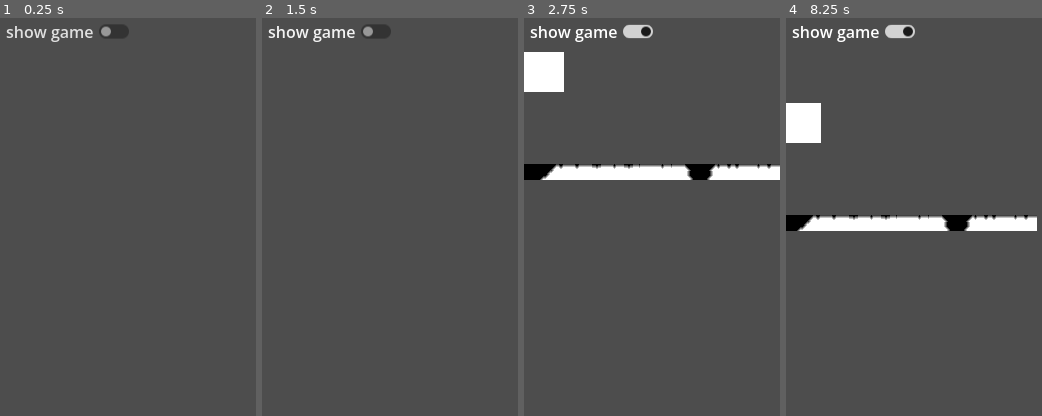
Above: before the commit, frames 1-4 (left to right).
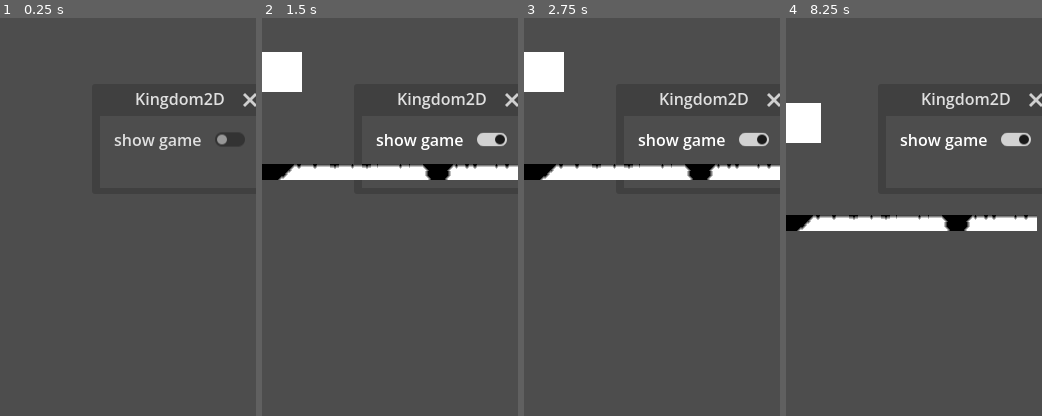
Above: after the commit, the same moments.

Repository: EEEEEEEEthan/kingdom2d
Game: Godot game, scene res://main.tscn
Two runs of this game, one before a commit and one after it. Both use one fixed random seed, a clock stepped at 60 frames per second and the inputs below.
Inputs (mouse positions are in pixels of both pictures, inside the frame that each line leads up to):
- Up to frame 1 (0.25 s): no input
- Up to frame 2 (1.5 s): click "show game" at 0.5 s; click "show game" at 1.25 s
- Up to frame 3 (2.75 s): click "show game" at 2 s
- Up to frame 4 (8.25 s): tap Enter at 2.75, 4.25, 5.75 s; move the mouse to (970, 244) at 2.77 s; click (970, 244) at 2.92 s; tap Space at 3.5, 5, 6.5 s; drag from (862, 296) to (901, 376) at 3.52 s; move the mouse to (939, 161) at 4.27 s; click (939, 161) at 4.42 s; drag from (901, 376) to (837, 197) at 5.02 s; move the mouse to (990, 348) at 5.77 s; click (990, 348) at 5.92 s; drag from (837, 197) to (875, 145) at 6.52 s; move the mouse to (926, 272) at 7.27 s; click (926, 272) at 7.42 s; drag from (875, 145) to (862, 296) at 8.02 s

The runs differ from the first frame. In frame 1, 2.2% of the frame differs, in the area x 2-100%, y 1-34%; in frame 2, 7.6%, in the area x 0-100%, y 1-41%; in frame 3, 2.3%; in frame 4, 2.3%.

Commit message:
主窗关闭缩托盘并保留游戏子窗
新增 Tray Autoload 拦截关闭；控制面板改为 Launcher 子窗；引擎根窗固定到屏幕外。托盘可恢复控制面板或退出，Game 子窗不受影响。

Co-authored-by: Cursor <cursoragent@cursor.com>
Signed-off-by: Composer <noreply@cursor.com>

Diff:
--- /dev/null
+++ b/launcher/launcher.tscn
@@ -0,0 +1,21 @@
+[gd_scene format=3 uid="uid://b8k7launcherpanel"]
+
+[node name="Launcher" type="Window"]
+title = "Kingdom2D"
+position = Vector2i(100, 100)
+size = Vector2i(160, 72)
+
+[node name="VBoxContainer" type="VBoxContainer" parent="."]
+anchors_preset = 15
+anchor_right = 1.0
+anchor_bottom = 1.0
+grow_horizontal = 2
+grow_vertical = 2
+offset_left = 8.0
+offset_top = 8.0
+offset_right = -8.0
+offset_bottom = -8.0
+
+[node name="Button" type="CheckButton" parent="VBoxContainer"]
+layout_mode = 2
+text = "show game"
--- a/main.tscn
+++ b/main.tscn
@@ -1,18 +1,13 @@
 [gd_scene format=3 uid="uid://dkui3dlb4vu1c"]
 
 [ext_resource type="PackedScene" uid="uid://c6xxc447w21ld" path="res://game/game.tscn" id="1_ig7tw"]
+[ext_resource type="PackedScene" uid="uid://b8k7launcherpanel" path="res://launcher/launcher.tscn" id="2_launcher"]
 
 [node name="Main" type="Node" unique_id=1799066687]
 
 [node name="Game" parent="." unique_id=2073799186 instance=ExtResource("1_ig7tw")]
 visible = false
 
-[node name="VBoxContainer" type="VBoxContainer" parent="." unique_id=2061427511]
-offset_right = 40.0
-offset_bottom = 40.0
+[node name="Launcher" parent="." instance=ExtResource("2_launcher")]
 
-[node name="Button" type="CheckButton" parent="VBoxContainer" unique_id=1889278503]
-layout_mode = 2
-text = "show game"
-
-[connection signal="toggled" from="VBoxContainer/Button" to="Game" method="set_visible"]
+[connection signal="toggled" from="Launcher/VBoxContainer/Button" to="Game" method="set_visible"]
--- a/project.godot
+++ b/project.godot
@@ -13,6 +13,10 @@
 config/name="Kingdom2D"
 run/main_scene="uid://dkui3dlb4vu1c"
 config/features=PackedStringArray("4.7")
+
+[autoload]
+
+Tray="*res://tray/tray.tscn"
 
 [display]
 
--- /dev/null
+++ b/tray/icon.svg
@@ -0,0 +1,5 @@
+<?xml version="1.0" encoding="UTF-8"?>
+<svg width="64" height="64" version="1.1" viewBox="0 0 64 64" xmlns="http://www.w3.org/2000/svg">
+	<rect width="64" height="64" fill="#2d6a4f"/>
+	<rect x="14" y="18" width="36" height="30" rx="5" fill="#95d5b2"/>
+</svg>
--- /dev/null
+++ b/tray/tray.gd
@@ -0,0 +1,78 @@
+extends StatusIndicator
+
+enum MenuId { SHOW_LAUNCHER, QUIT }
+
+var _tray_supported := (
+	DisplayServer.has_feature(DisplayServer.FEATURE_STATUS_INDICATOR)
+	and not Engine.is_embedded_in_editor()
+)
+
+const ENGINE_ROOT_OFFSCREEN_POS := Vector2i(-32000, -32000)
+const ENGINE_ROOT_SIZE := Vector2i(1, 1)
+
+var _launcher: Window
+
+@onready var _menu: PopupMenu = $PopupMenu
+
+
+func _ready() -> void:
+	visible = false
+	if not _tray_supported:
+		return
+
+	get_tree().auto_accept_quit = false
+	_menu.id_pressed.connect(_on_menu_id_pressed)
+
+	await get_tree().process_frame
+	_launcher = get_tree().current_scene.get_node(^"Launcher") as Window
+	_launcher.close_requested.connect(_on_launcher_close_requested)
+
+	_pin_engine_root_offscreen()
+	await get_tree().process_frame
+	_pin_engine_root_offscreen()
+	get_window().close_requested.connect(_on_engine_root_close_requested)
+
+
+func _notification(what: int) -> void:
+	if not _tray_supported:
+		return
+	if what == NOTIFICATION_WM_CLOSE_REQUEST:
+		_hide_to_tray()
+
+
+func _pin_engine_root_offscreen() -> void:
+	var root := get_window()
+	root.unfocusable = true
+	root.min_size = ENGINE_ROOT_SIZE
+	root.max_size = ENGINE_ROOT_SIZE
+	root.size = ENGINE_ROOT_SIZE
+	root.position = ENGINE_ROOT_OFFSCREEN_POS
+
+
+func _on_engine_root_close_requested() -> void:
+	_hide_to_tray()
+
+
+func _on_launcher_close_requested() -> void:
+	_hide_to_tray()
+
+
+func _hide_to_tray() -> void:
+	_launcher.hide()
+	_pin_engine_root_offscreen()
+	visible = true
+
+
+func _show_launcher() -> void:
+	_launcher.show()
+	_launcher.mode = Window.MODE_WINDOWED
+	_launcher.grab_focus()
+	visible = false
+
+
+func _on_menu_id_pressed(id: int) -> void:
+	match id as MenuId:
+		MenuId.SHOW_LAUNCHER:
+			_show_launcher()
+		MenuId.QUIT:
+			get_tree().quit()
--- /dev/null
+++ b/tray/tray.tscn
@@ -0,0 +1,18 @@
+[gd_scene format=3 uid="uid://bqj8ytrayicon01"]
+
+[ext_resource type="Script" path="res://tray/tray.gd" id="1_tray"]
+[ext_resource type="Texture2D" path="res://tray/icon.svg" id="2_icon"]
+
+[node name="Tray" type="StatusIndicator"]
+tooltip = "Kingdom2D"
+icon = ExtResource("2_icon")
+menu = NodePath("PopupMenu")
+script = ExtResource("1_tray")
+
+[node name="PopupMenu" type="PopupMenu" parent="."]
+prefer_native_menu = true
+item_count = 2
+item_0/text = "显示控制面板"
+item_0/id = 0
+item_1/text = "退出"
+item_1/id = 1
Not shown, added: tray/icon.svg.import
Not shown, added: tray/tray.gd.uid
